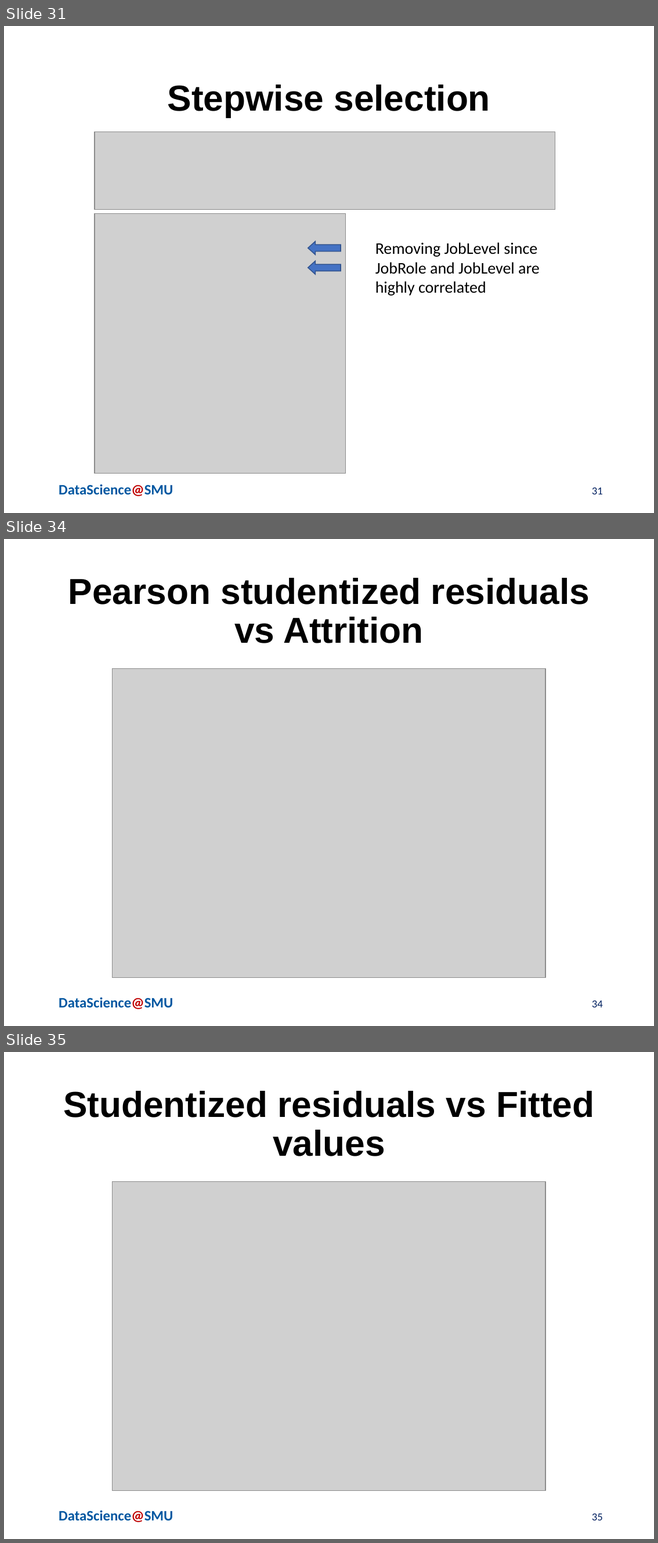
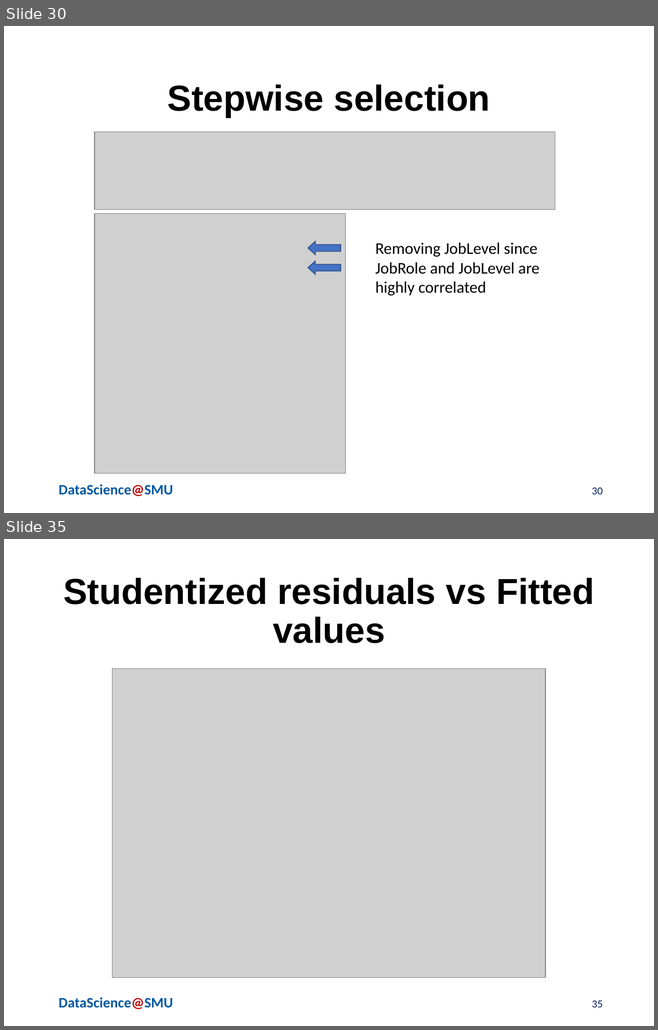
Before and after one commit to chaoshunh/SMU_MSDS, a slide deck: Doing_Data_Science/CaseStudy2/Reports/MSDSPresentationTemplatev0.1_2_2_2_2.pptx. Shown one above the other, each under a label of ours: slides 31, 34 and 35 before the commit, slides 30 and 35 after it; the slides between them are not shown. The pictures are 658x1543 and 658x1030 pixels, drawn with LibreOffice and Linux fonts; fonts in the diff are those of the drawing; grey boxes stand for pictures; background and template pictures are left out. Boxes give left, top, right and bottom in pixels: in the first picture for what was removed or moved away, otherwise in the second. Text is boxed around its words. In the diff, an @@ line names an element or a change of style, - is before the commit and + after.

```diff
--- a/Doing_Data_Science/CaseStudy2/Reports/MSDSPresentationTemplatev0.1_2_2_2_2.pptx
+++ b/Doing_Data_Science/CaseStudy2/Reports/MSDSPresentationTemplatev0.1_2_2_2_2.pptx
@@ slide 34 removed at (x1=4, y1=539, x2=654, y2=1026), background #FFFFFF; not listed: 1 template element that a slide beside it also shows @@
@@ title removed at (x1=68, y1=578, x2=589, y2=643) @@
-Pearson studentized residuals vs Attrition
@@ picture removed at (x1=112, y1=669, x2=545, y2=978) @@
@@ page number removed at (x1=592, y1=1001, x2=603, y2=1008) @@
-34
@@ what was slide 31 is now slide 30 @@
@@ page number at (x1=592, y1=488, x2=603, y2=495): text changed @@
-31
+30
```
Also in this commit, not shown: 10 slides changed, 3 slides added, 3 other slides removed.
